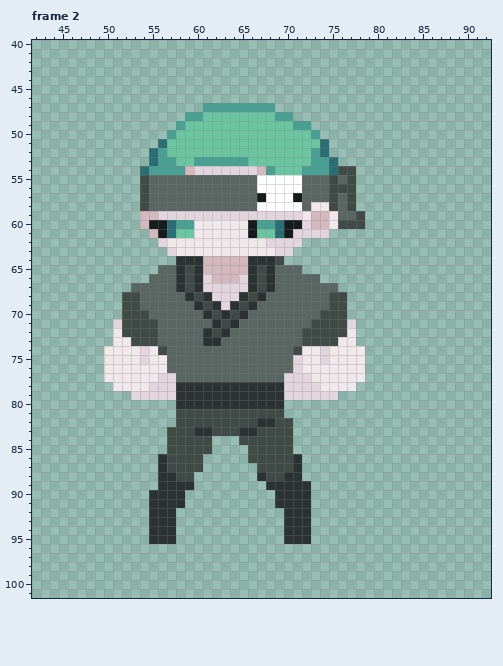
Two versions of one pixel-art file, Assets/Resources/Sprites/Minion/DashDoll_Minion.aseprite. The picture above is the old version.
128x128 pixels, 23 frames. Shown: frame 2: x 42..92, y 40..101. The commit also changed other frames, which this record leaves out.
And afterwards:
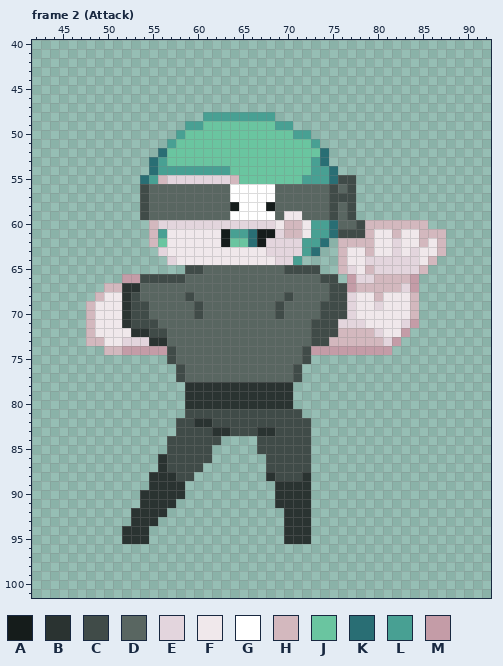
Palette (. is transparent): A #151c1b  B #2a3331  C #404b48  D #596661  E #e3d5dd  F #f0e8eb  G #ffffff  H #d3b8be  J #6ac5a0  K #296e74  L #48a093  M #c49ca7
Commit message: DashDoll이랑 MeleeDoll 스프라이트 다시 넘어온거 적용
Change:
Changed rows in their new state; - is an unchanged pixel.
Frame 2 (Attack), layer "Minion":
first column x 48:
 47 -------------........-------------------
 48 -----------..LLLLLLLL..-----------------
 49 ----------.LL--------LL..---------------
 50 ---------.L------------LL.--------------
 51 --------.L---------------L.-------------
 52 -------.K----------------J--------------
 53 ---------J--JJJJJJ--------K.------------
 54 ------.K---LLLLLJJJJJ---J---..----------
 55 ------KLHEEEEEEEHJJJJJJJLLLKC-----------
 56 ----------------GGG--DDD----D-----------
 57 ----------------GGGG-DDD----C-----------
 58 ----------------AGG-ADDD-DD-------------
 59 ------CDDDDDDDDDGGGGGDFFDDDC-C.---------
 60 ------.HEEEEEEEEEEEEEFHHFLLKDD-HHHHHHH--
 61 --------LFFF---ALLKAAEHHFLLKCCCHFFHFFHHH
 62 -------HJ------AJJKA----LLK-HHHHFFEFFHFH
 63 --------EF----------E--ELK--HFFHFFEFEFFH
 64 ---------EFFFFFFFFFFFEEL----HFFEEEEEEFH-
 65 --------...-CDDDDDDDD-CCCC--HEFHEEEEEH--
 66 ----MMCCCCCDDDDDDDDDD-----CC-MEEHHHHM---
 67 --HHBB----DDDDDDDDDDD------CCMHHHHHEM---
 68 -HFFB------CDDDDDDDD--C------EFFHFFFH---
 69 HFFFB-C-----CDDDDDD--C----C--EFFEFFFH---
 70 HFFFB-------CDDDDD---C-------EFFFFFFH---
 71 HFFFB---------DDD-----------E-EFFFFEM---
 72 HFF-FBB-C----DDD--------D---HHHHEFFM----
 73 HHF-EEEBB----DD---------D--HHHHHHEM-----
 74 --HHMMMMMC-------------DCMMMMMMMMM------
 75 --.......C-------------DC......---------
 76 --........C------------C.......---------
 77 --........C-----------DC.......---------
 78 ---........-----------B.......----------
 79 -----......-----------B.....------------
 80 ----------.-----------B-----------------
 81 ----------.-----------CC----------------
 82 ------------BB-----CC--CC---------------
 83 ---------.--CCBB-CCBB--CC---------------
 84 --------------C--..----CC---------------
 85 ------------------.----CC---------------
 86 -------------C----..---CC---------------
 87 -------------------.---CC---------------
 88 -------B-----------.B-CCB---------------
 89 -------B---.--------.-------------------
 90 ------B---------------------------------
 91 ------B---.-----------------------------
 92 -----BB--.------------------------------
 93 -----BB-..------------------------------
 94 ----BBB...------------------------------
 95 ----BBB...------------------------------
Boxes around the changes in both pictures, in picture pixels (x1, y1, x2, y2):
changed: (86, 103, 446, 544)
